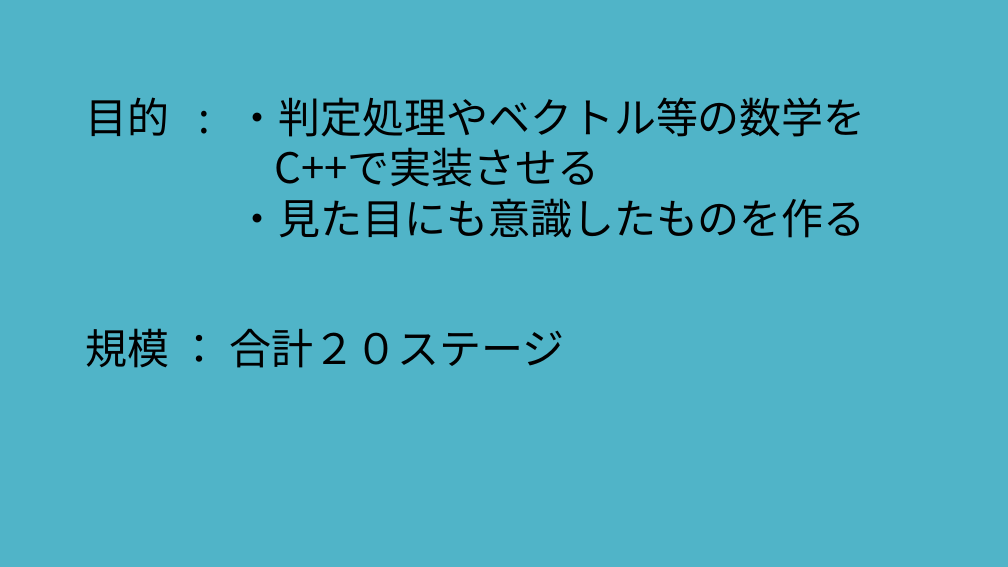
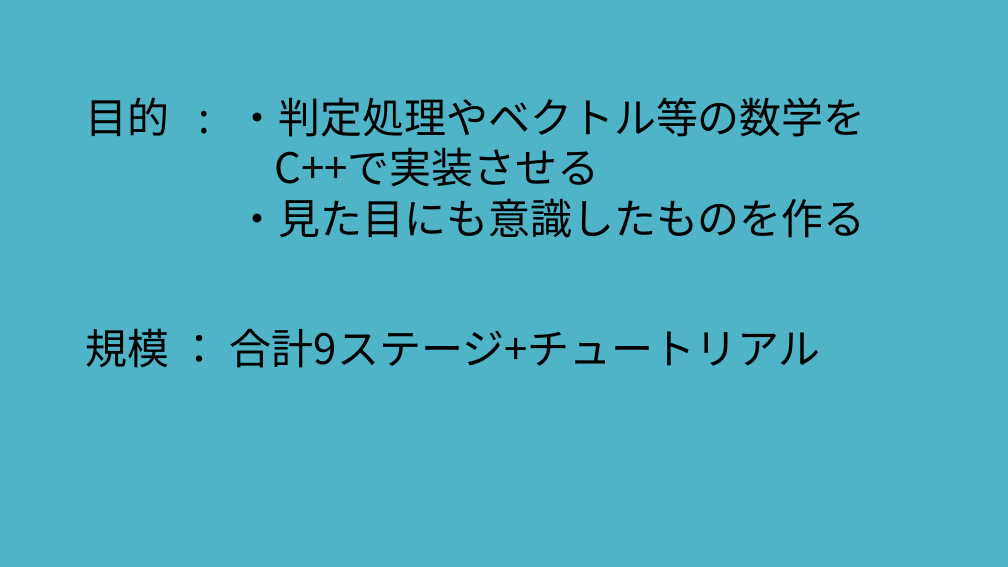
Before and after one commit to itasi29/MyGames, a slide deck: slide 2 of Disc Room.pptx. Drawn at 1008x567 pixels with LibreOffice and Linux fonts; fonts in the diff are those of the drawing. Boxes give left, top, right and bottom in pixels: in the first picture for what was removed or moved away, otherwise in the second. Text is boxed around its words. In the diff, an @@ line names an element or a change of style, - is before the commit and + after.

```diff
--- a/Disc Room.pptx
+++ b/Disc Room.pptx
@@ text at (x1=85, y1=328, x2=821, y2=368): text changed @@
-規模 ： 合計２０ステージ
+規模 ： 合計9ステージ+チュートリアル
```
Also in this commit, not shown: 18 other files.
